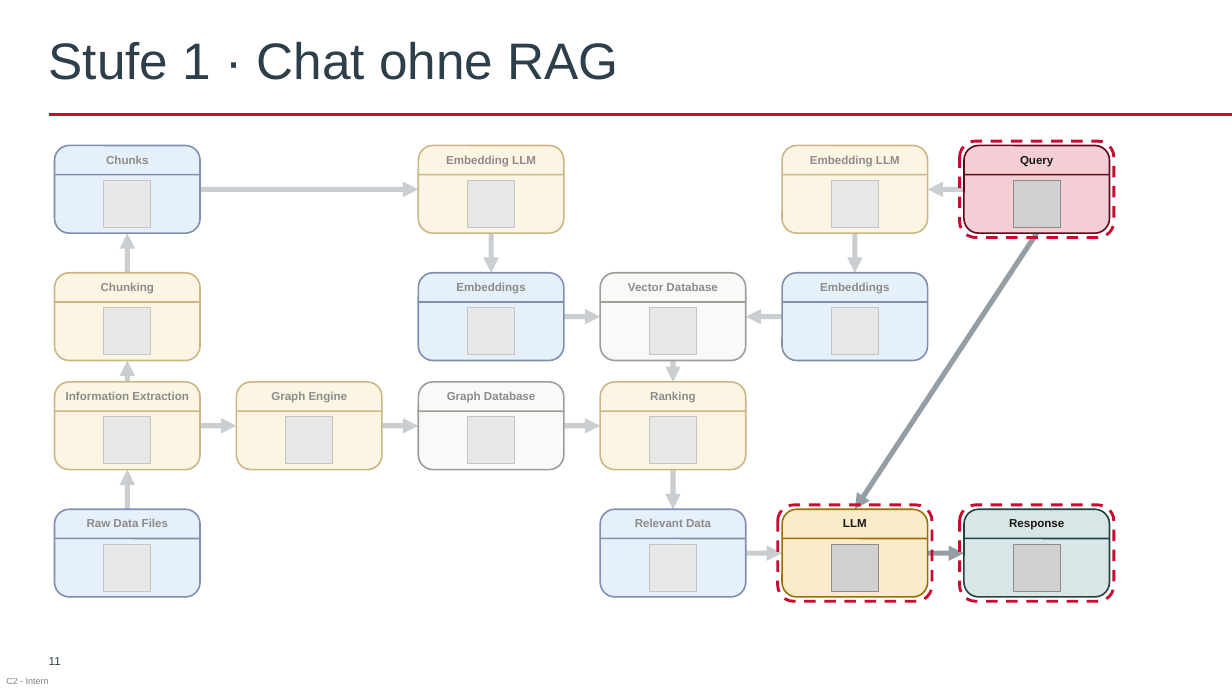
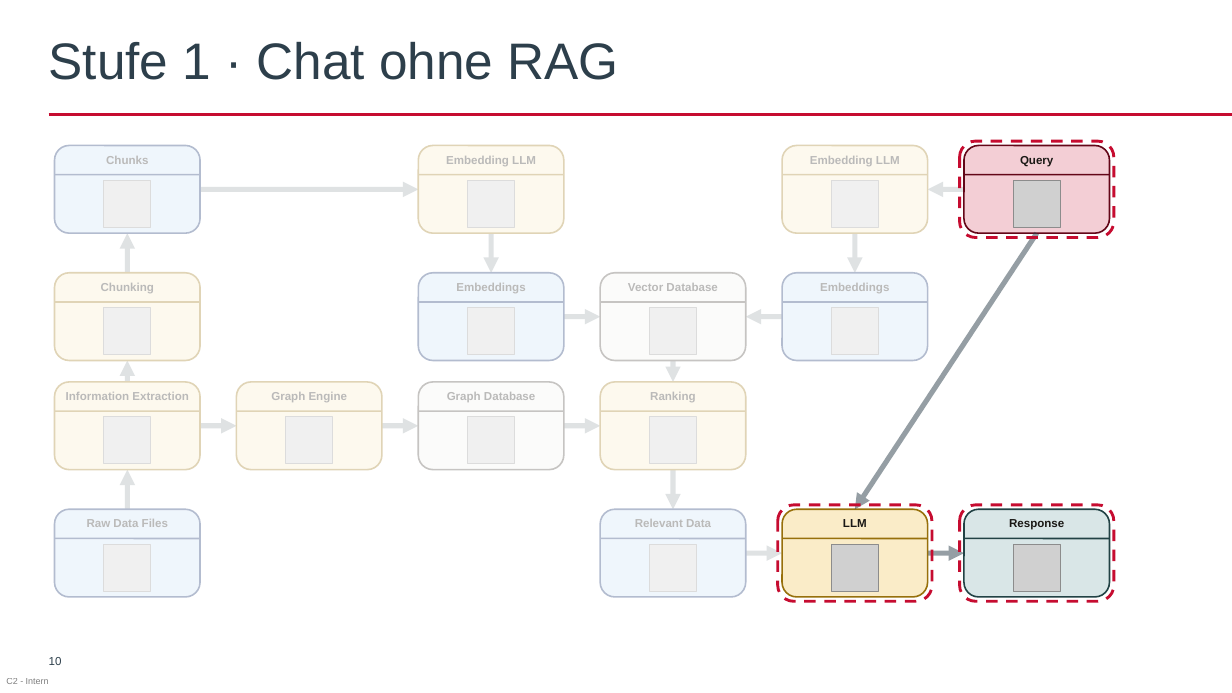
Before and after one commit to AkrosAG/RAG-Workshop, a slide deck: slide 10 of RAG_Workshop.pptx (slide 11 before the commit). Drawn at 1232x693 pixels with LibreOffice and Linux fonts; fonts in the diff are those of the drawing; grey boxes stand for pictures; background and template pictures are left out. Boxes give left, top, right and bottom in pixels: in the first picture for what was removed or moved away, otherwise in the second. Text is boxed around its words. In the diff, an @@ line names an element or a change of style, - is before the commit and + after.

```diff
--- a/RAG_Workshop.pptx
+++ b/RAG_Workshop.pptx
@@ rectangle at [49, 140, 970, 603]: fill #FFFFFF at 50% opacity to #FFFFFF at 70% opacity @@
@@ page number at [49, 657, 62, 665]: text changed @@
-11
+10
```
Also in this commit, not shown: 9 other slides changed.
